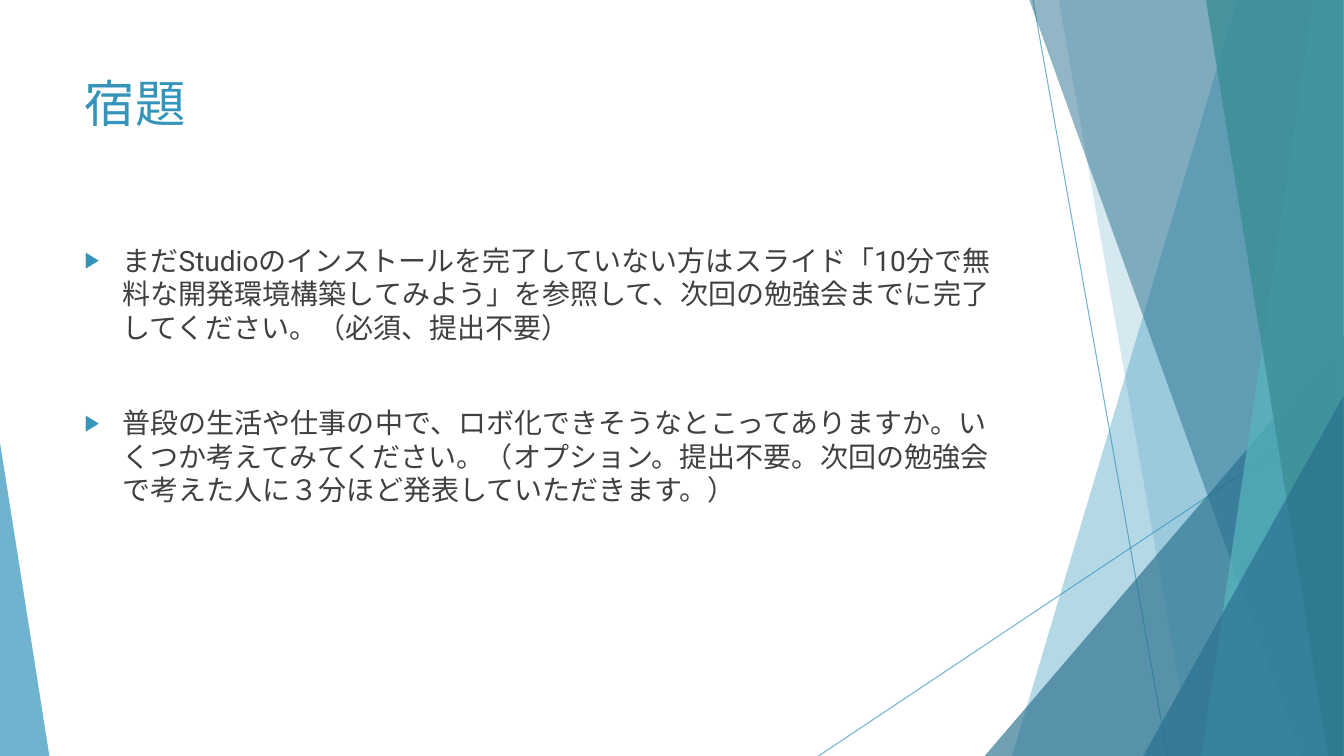
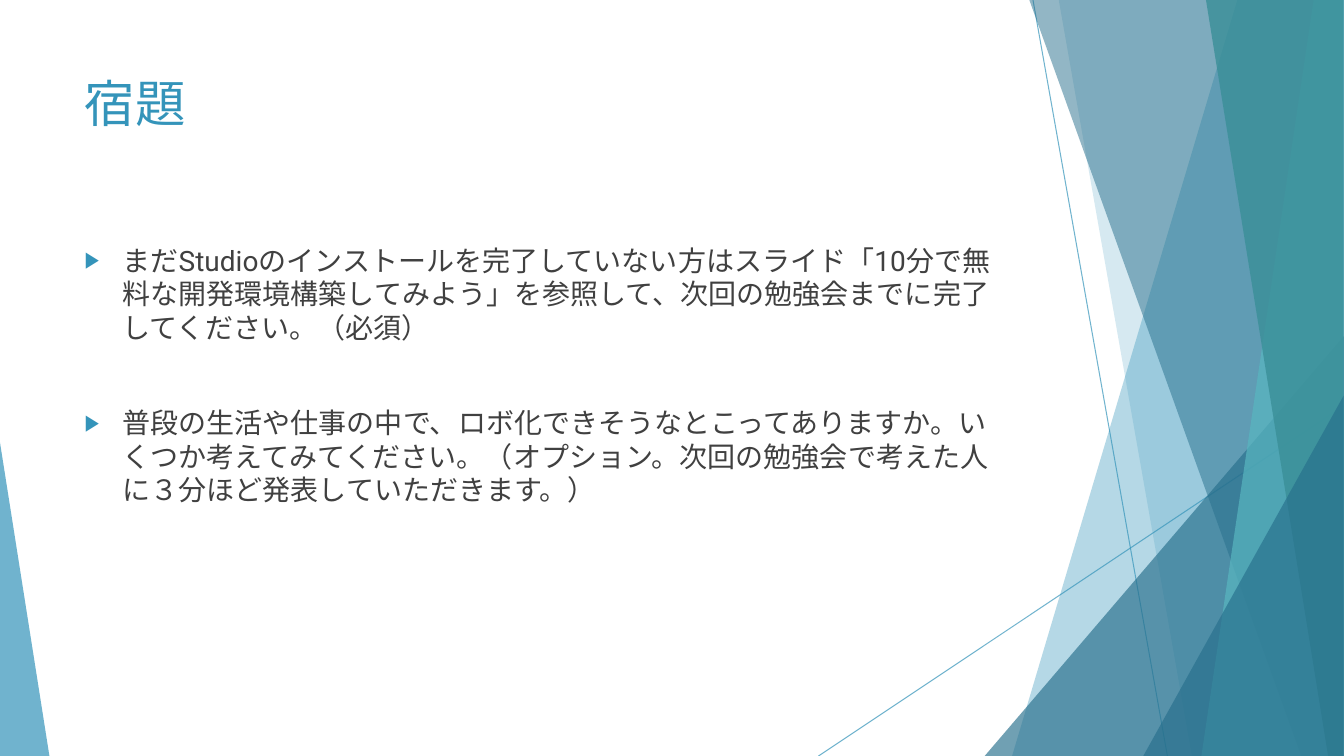
Before and after one commit to huangweijing/rpastudy, a slide deck: slide 20 of 020_RPA技術実施/20210218_RPA概要とUiPath環境構築/20210218_RPA概要とUiPath環境構築.pptx (slide 15 before the commit). Drawn at 1344x756 pixels with LibreOffice and Linux fonts; fonts in the diff are those of the drawing. Boxes give left, top, right and bottom in pixels: in the first picture for what was removed or moved away, otherwise in the second. Text is boxed around its words. In the diff, an @@ line names an element or a change of style, - is before the commit and + after.

```diff
--- a/020_RPA技術実施/20210218_RPA概要とUiPath環境構築/20210218_RPA概要とUiPath環境構築.pptx
+++ b/020_RPA技術実施/20210218_RPA概要とUiPath環境構築/20210218_RPA概要とUiPath環境構築.pptx
@@ text at (x1=123, y1=247, x2=991, y2=503): text changed @@
-▶ まだStudioのインストールを完了していない方はスライド「10分で無料な開発環境構築してみよう」を参照して、次回の勉強会までに完了してください。（必須、提出不要）
-▶ 普段の生活や仕事の中で、ロボ化できそうなとこってありますか。いくつか考えてみてください。（オプション。提出不要。次回の勉強会で考えた人に３分ほど発表していただきます。）
+▶ まだStudioのインストールを完了していない方はスライド「10分で無料な開発環境構築してみよう」を参照して、次回の勉強会までに完了してください。（必須）
+▶ 普段の生活や仕事の中で、ロボ化できそうなとこってありますか。いくつか考えてみてください。（オプション。次回の勉強会で考えた人に３分ほど発表していただきます。）
```
Also in this commit, not shown: 7 other slides changed, 9 slides added, 2 slides removed, 1 other file.
